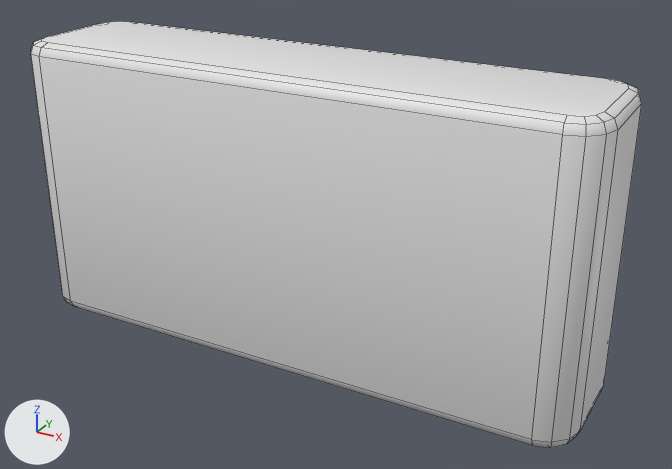
What one commit did to the Blender file waves/Assets/Meshes/Brick.blend.
Both versions are drawn from a camera (50 mm lens) standing at (1.47, -2.48, 1.17) and looking at (0.1, 0.01, -0.08). The lights are fixed; the arrows at lower left show +X, +Y and +Z. Mesh edges are drawn as thin lines.

The first picture shows 'Brick'.
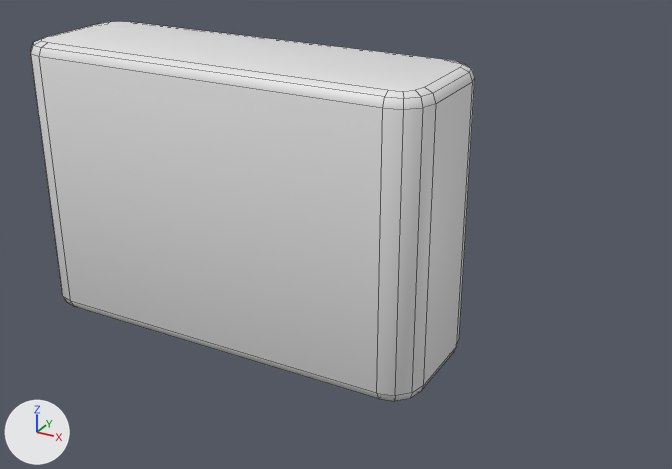
The newer file is also turned or shifted as a whole; pictures and numbers use the older file's frame.

Location of each change, (x1, y1, x2, y2) in pixels of the pictures (672 x 469 px; the box of a moved part takes in the faces that stretch with it):
'Brick', reshaped (27% narrower, 11% shorter): before (31, 21, 642, 448); after (31, 21, 475, 401)
part 1 of me_cube, moved or reshaped: before (140, 23, 642, 448); after (140, 23, 475, 401)

Edits to the bpy script that builds the scene:
```text
Change me_cube:
    where me_cube.from_pydata(...)  # 96 vertices, 82 faces; spans x -1.0..1.0, y -0.25..0.25, z -0.5..0.5
    used by ob_brick; location = (0.0, 0.0, 0.0)
    me_cube part 1: all 48 vertices in x 0.88..1.0, y -0.25..0.25, z -0.5..0.5 are moved by (-0.5, 0.0, 0.0)
```
